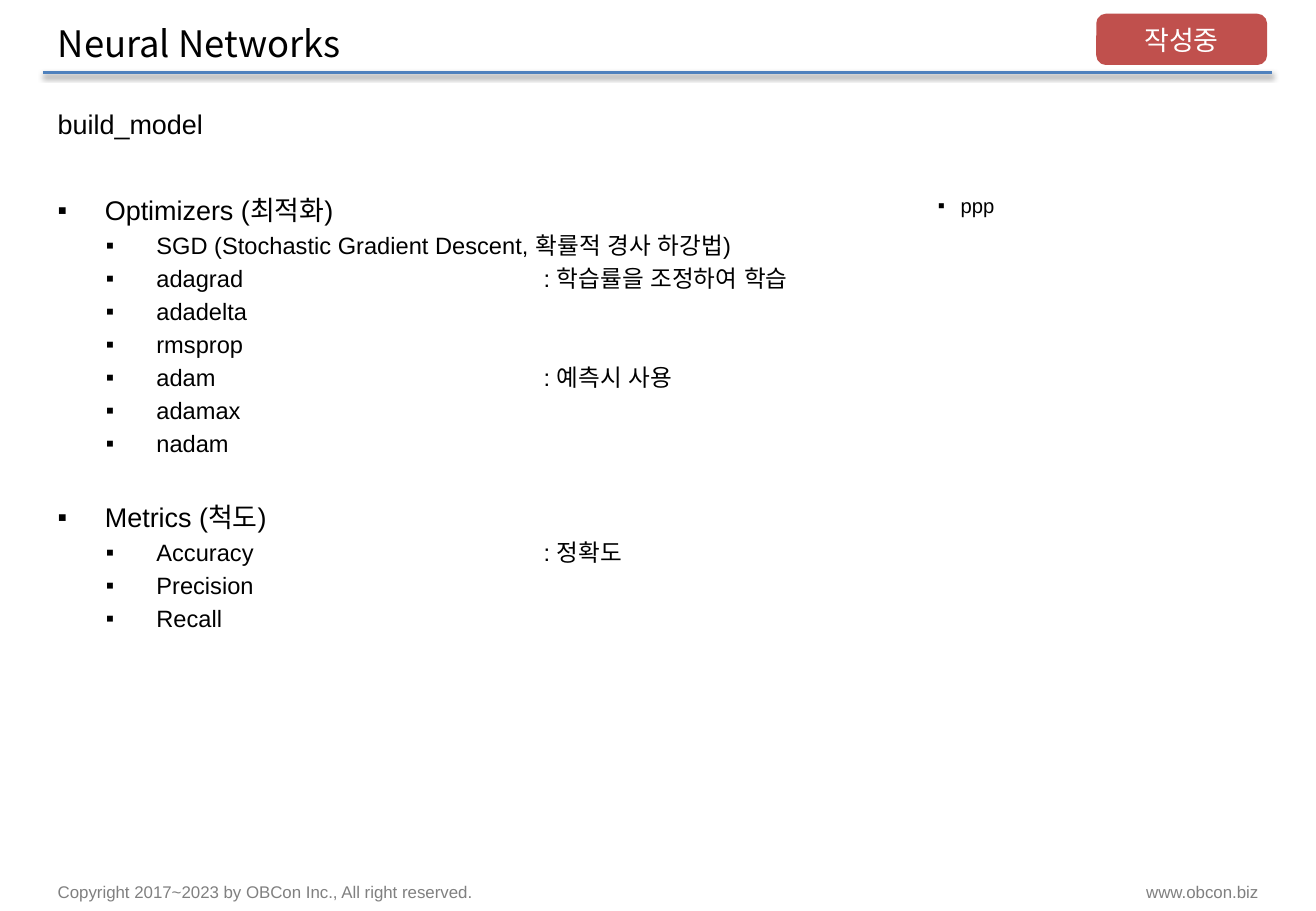
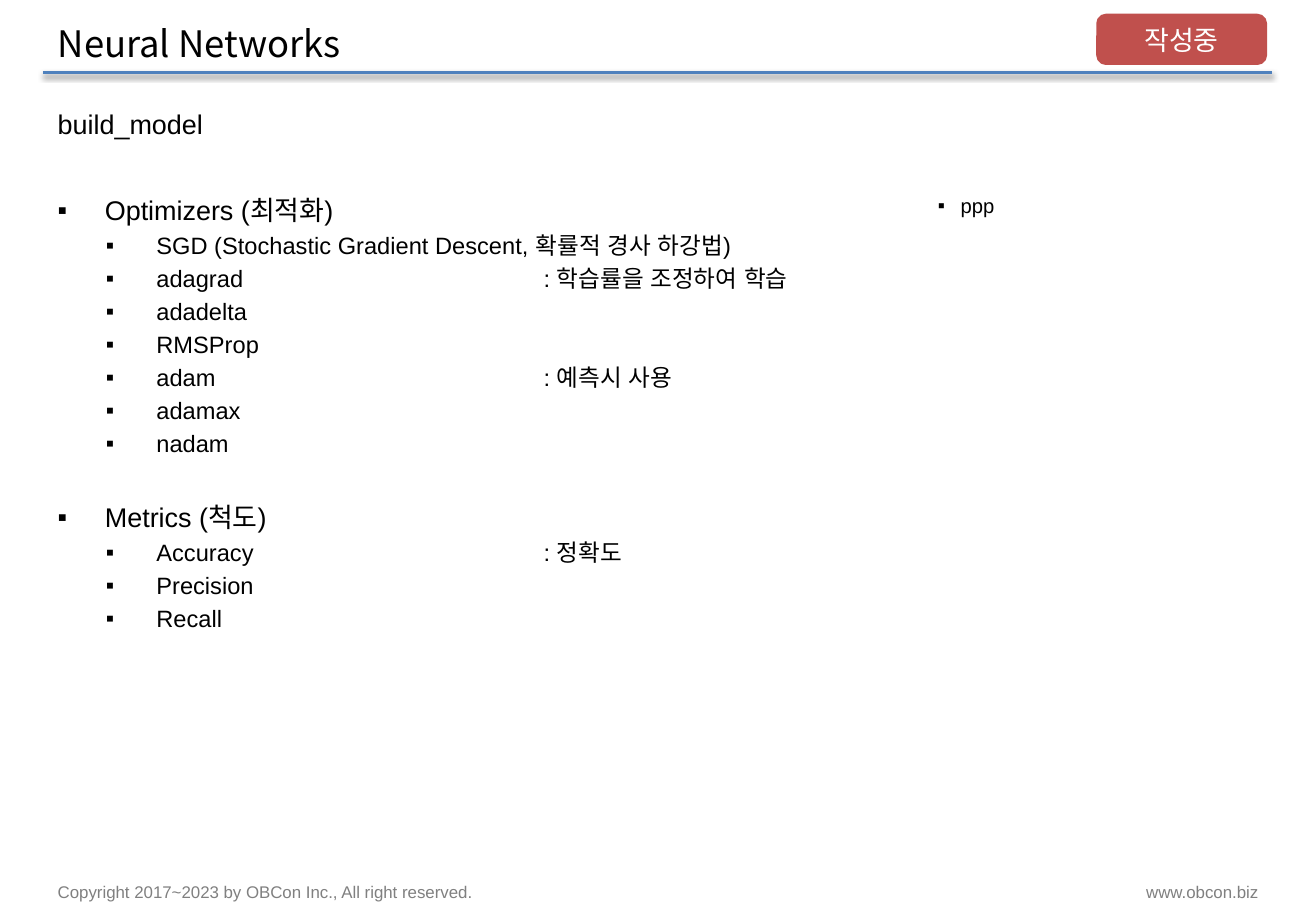
Before and after one commit to pnuskgh/EFriendExpert, a slide deck: slide 9 of laboratory/pnuskgh/docs/Deep_Learning.pptx. Drawn at 1316x911 pixels with LibreOffice and Linux fonts; fonts in the diff are those of the drawing. Boxes give left, top, right and bottom in pixels: in the first picture for what was removed or moved away, otherwise in the second. Text is boxed around its words. In the diff, an @@ line names an element or a change of style, - is before the commit and + after.

```diff
--- a/laboratory/pnuskgh/docs/Deep_Learning.pptx
+++ b/laboratory/pnuskgh/docs/Deep_Learning.pptx
@@ text at (156,336,259,358): text changed @@
-  ▪ rmsprop
+  ▪ RMSProp
```
Also in this commit, not shown: 17 other slides changed, 1 slide added, 13 other files.
